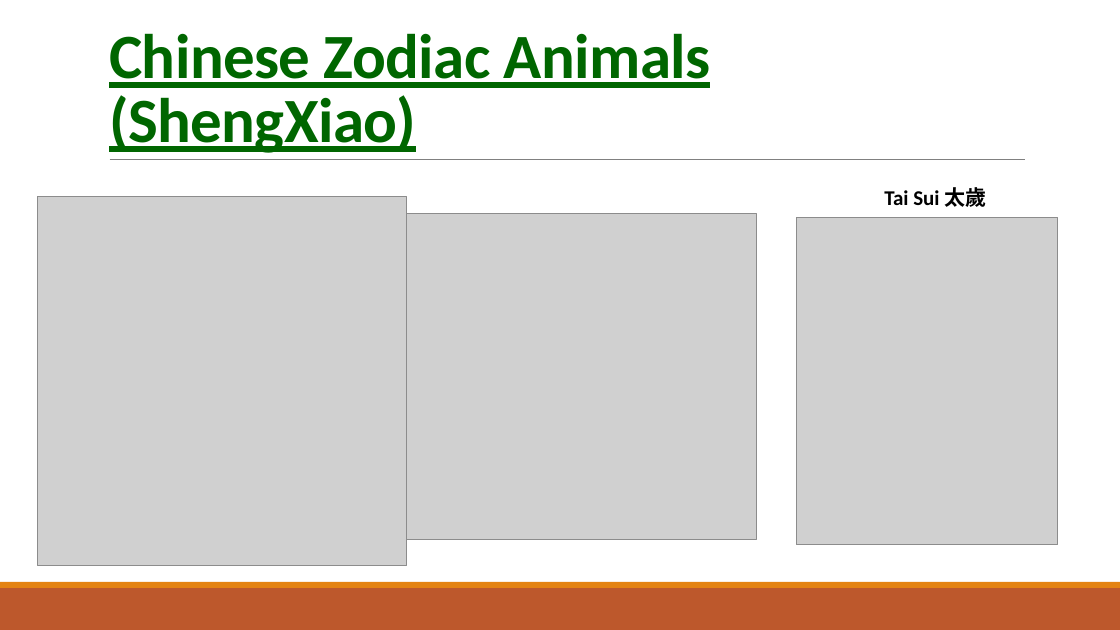
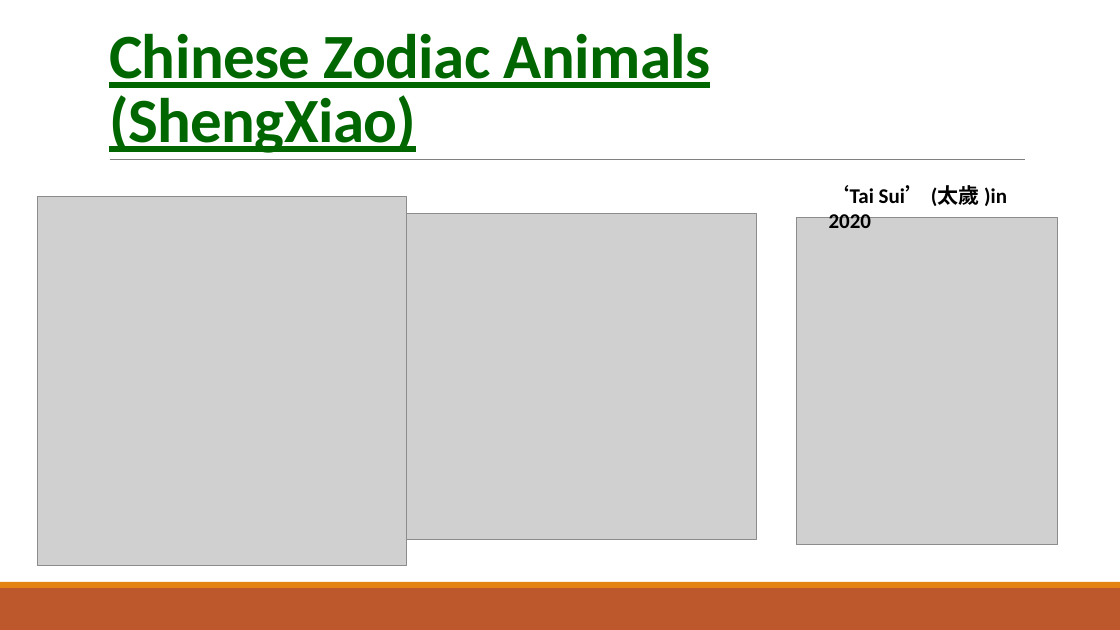
Before and after one commit to EllieChen-Git/Oriental-Zodiac-Patronus, a slide deck: slide 2 of Oriental Zodiac Patronu.pptx. Drawn at 1120x630 pixels with LibreOffice and Linux fonts; fonts in the diff are those of the drawing; grey boxes stand for pictures. Boxes give left, top, right and bottom in pixels: in the first picture for what was removed or moved away, otherwise in the second. Text is boxed around its words. In the diff, an @@ line names an element or a change of style, - is before the commit and + after.

```diff
--- a/Oriental Zodiac Patronu.pptx
+++ b/Oriental Zodiac Patronu.pptx
@@ text at <box>829,185,1007,228</box>: text changed @@
-Tai Sui 太歲
+‘Tai Sui’ (太歲 )in 2020
```
Also in this commit, not shown: 3 other slides changed, 6 other files.
